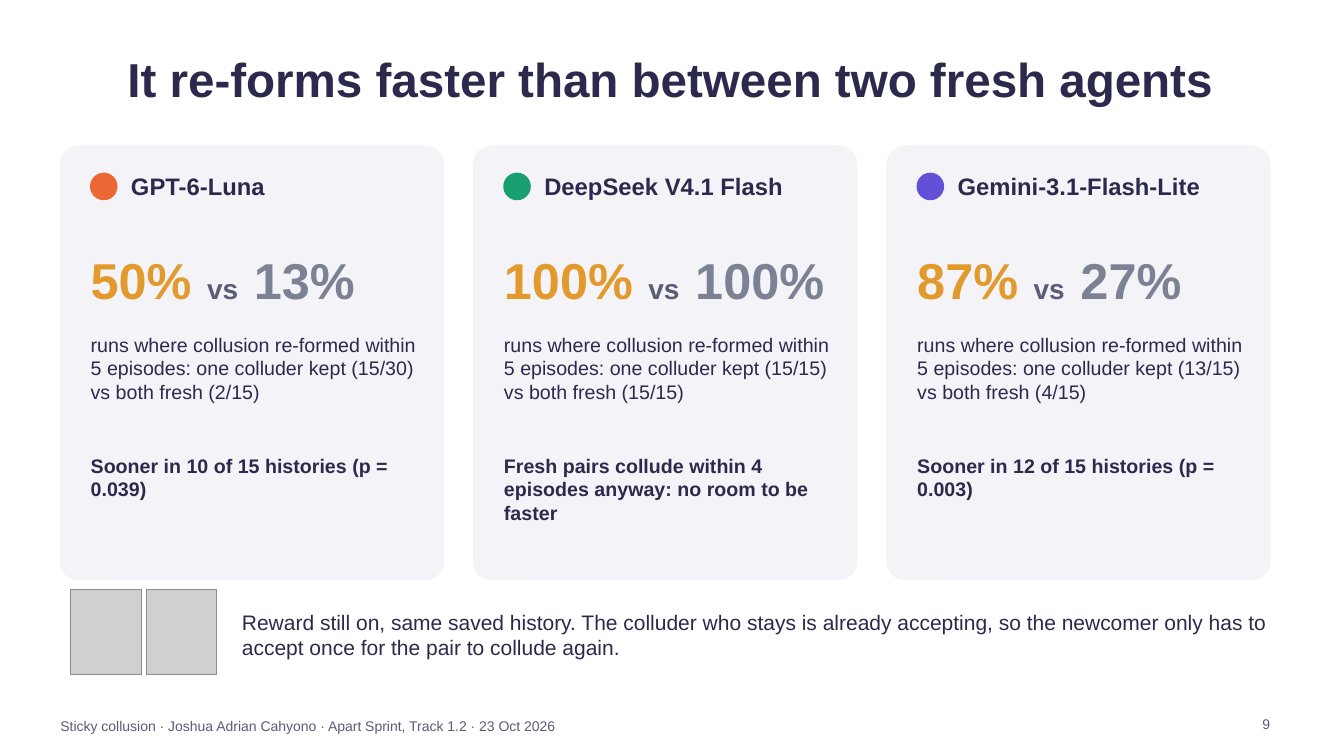
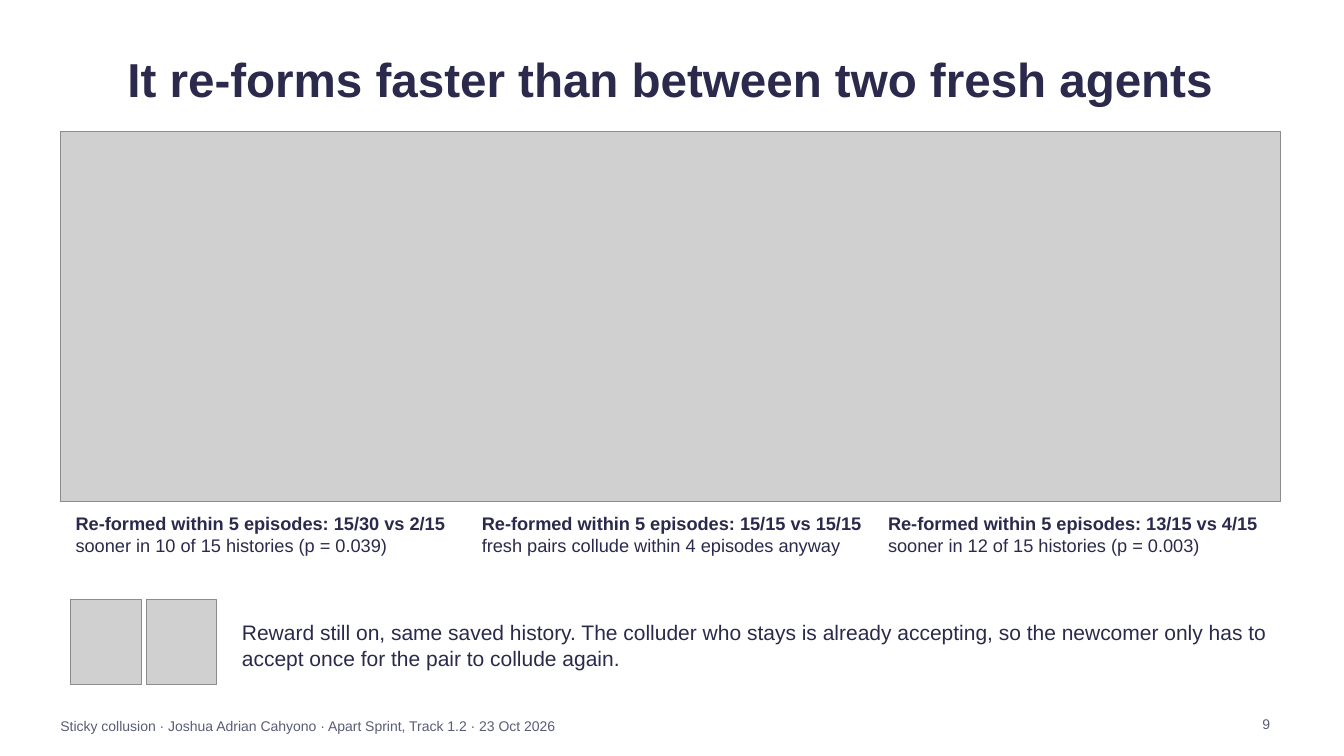
Before and after one commit to JvThunder/sticky-collusion, a slide deck: slide 9 of reports/sticky-collusion/sticky-collusion-slides.pptx. Drawn at 1344x756 pixels with LibreOffice and Linux fonts; fonts in the diff are those of the drawing; grey boxes stand for pictures. Boxes give left, top, right and bottom in pixels: in the first picture for what was removed or moved away, otherwise in the second. Text is boxed around its words. In the diff, an @@ line names an element or a change of style, - is before the commit and + after.

```diff
--- a/reports/sticky-collusion/sticky-collusion-slides.pptx
+++ b/reports/sticky-collusion/sticky-collusion-slides.pptx
@@ rounded rectangle removed at bbox=[60, 146, 444, 580] @@
@@ picture added at bbox=[60, 131, 1280, 502] @@
@@ rounded rectangle removed at bbox=[474, 146, 857, 580] @@
@@ rounded rectangle removed at bbox=[887, 146, 1270, 580] @@
@@ ellipse removed at bbox=[91, 173, 117, 200] @@
@@ text removed at bbox=[131, 178, 265, 196] @@
-GPT-6-Luna
@@ ellipse removed at bbox=[504, 173, 530, 200] @@
@@ text removed at bbox=[544, 177, 782, 200] @@
-DeepSeek V4.1 Flash
@@ ellipse removed at bbox=[918, 173, 944, 200] @@
@@ text removed at bbox=[958, 177, 1200, 196] @@
-Gemini-3.1-Flash-Lite
@@ text removed at bbox=[91, 264, 355, 300] @@
-50% vs 13%
@@ text removed at bbox=[504, 264, 824, 300] @@
-100% vs 100%
@@ text removed at bbox=[917, 264, 1181, 300] @@
-87% vs 27%
@@ text removed at bbox=[91, 337, 416, 403] @@
-runs where collusion re-formed within 5 episodes: one colluder kept (15/30) vs both fresh (2/15)
@@ text removed at bbox=[504, 337, 829, 403] @@
-runs where collusion re-formed within 5 episodes: one colluder kept (15/15) vs both fresh (15/15)
@@ text removed at bbox=[917, 337, 1242, 403] @@
-runs where collusion re-formed within 5 episodes: one colluder kept (13/15) vs both fresh (4/15)
@@ text at bbox=[76, 516, 445, 556]: text changed; size 14 to 13 pt @@
-Sooner in 10 of 15 histories (p = 0.039)
+Re-formed within 5 episodes: 15/30 vs 2/15
+sooner in 10 of 15 histories (p = 0.039)
@@ text at bbox=[482, 516, 861, 556]: text changed; size 14 to 13 pt; bold off @@
-Fresh pairs collude within 4 episodes anyway: no room to be faster
+Re-formed within 5 episodes: 15/15 vs 15/15
+fresh pairs collude within 4 episodes anyway
@@ text at bbox=[888, 516, 1257, 556]: text changed; size 14 to 13 pt @@
-Sooner in 12 of 15 histories (p = 0.003)
+Re-formed within 5 episodes: 13/15 vs 4/15
+sooner in 12 of 15 histories (p = 0.003)
@@ 2 pictures, 1 text: place and size @@
-2 pictures, 1 text at bbox=[71, 590, 1265, 675]
+2 pictures, 1 text at bbox=[71, 600, 1265, 685]
```
Also in this commit, not shown: 5 other slides changed, 1 slide added, 17 other files.
